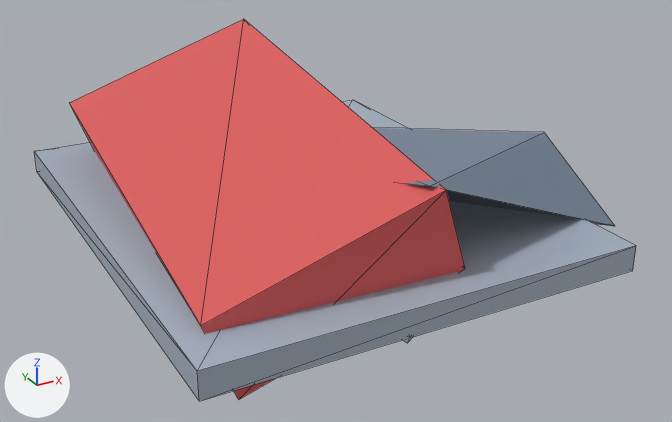
The glTF model assets/models/district-barn-wreck.glb: old version first, new version second.
Both versions are drawn from a camera (50 mm lens) standing at (-12.5, -25.2, 12.5) and looking at (1.0, -0.6, 0.2). Every picture has the same lights, and +X, +Y and +Z are marked at lower left. The first picture is the older version. Mesh edges are drawn as thin lines. Vertices at exactly the same position are counted once.

The first picture shows 'Root'.
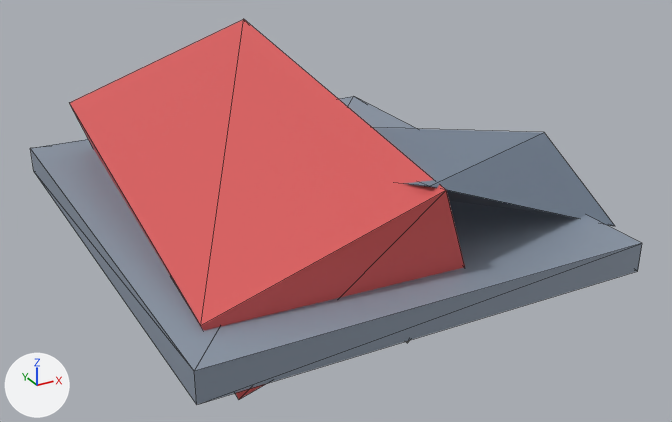
Boxes (x1, y1, x2, y2) around the edits, measured in the pictures (672 x 422 px; the box of a moved part takes in the faces that stretch with it):
'Root', reshaped, recoloured: before (34, 19, 636, 401); after (30, 19, 642, 404)
part 1 of me_modelmesh, moved or reshaped: before (34, 100, 636, 401); after (30, 97, 642, 404)
part 2 of me_modelmesh, recoloured: (34, 100, 636, 401) in both

The change in detail:
me_modelmesh is used by ob_root; location (0.0, 0.0, 0.0).
me_modelmesh had 30 vertices, 44 faces and spanned x -6.7..8.3, y -8.2..8.2, z -2.7..5.1.
me_modelmesh now has 30 vertices, 44 faces and spans x -6.8..8.3, y -8.3..8.3, z -2.7..5.1.
Part 1, on me_modelmesh:
Vertex 0 of me_modelmesh moves from (-6.7, -8.2, 0.0) at pixel (199, 401) to (-6.8, -8.3, 0.0) at pixel (196, 404).
Vertex 1 of me_modelmesh moves from (6.7, -8.2, 0.0) at pixel (632, 270) to (6.8, -8.3, 0.0) at pixel (637, 271).
Vertex 2 of me_modelmesh moves from (6.7, -8.2, 0.8) at pixel (636, 245) to (6.8, -8.3, 0.9) at pixel (642, 243).
Vertex 3 of me_modelmesh moves from (-6.7, -8.2, 0.8) at pixel (197, 371) to (-6.8, -8.3, 0.9) at pixel (194, 371).
Vertex 4 of me_modelmesh moves from (6.7, 8.2, 0.0) to (6.8, 8.3, 0.0).
Vertex 5 of me_modelmesh moves from (-6.7, 8.2, 0.0) at pixel (36, 171) to (-6.8, 8.3, 0.0) at pixel (33, 171).
Vertex 6 of me_modelmesh moves from (-6.7, 8.2, 0.8) at pixel (34, 151) to (-6.8, 8.3, 0.9) at pixel (30, 148).
Vertex 7 of me_modelmesh moves from (6.7, 8.2, 0.8) at pixel (352, 99) to (6.8, 8.3, 0.9) at pixel (353, 96).
me_modelmesh part 2: 12 faces centred in x -6.7..6.7, y -8.2..8.2, z 0.0..0.8 are repainted in the vertex colours; the middle colour goes from light grey #a8b4c3 to greyish blue #909cac.
